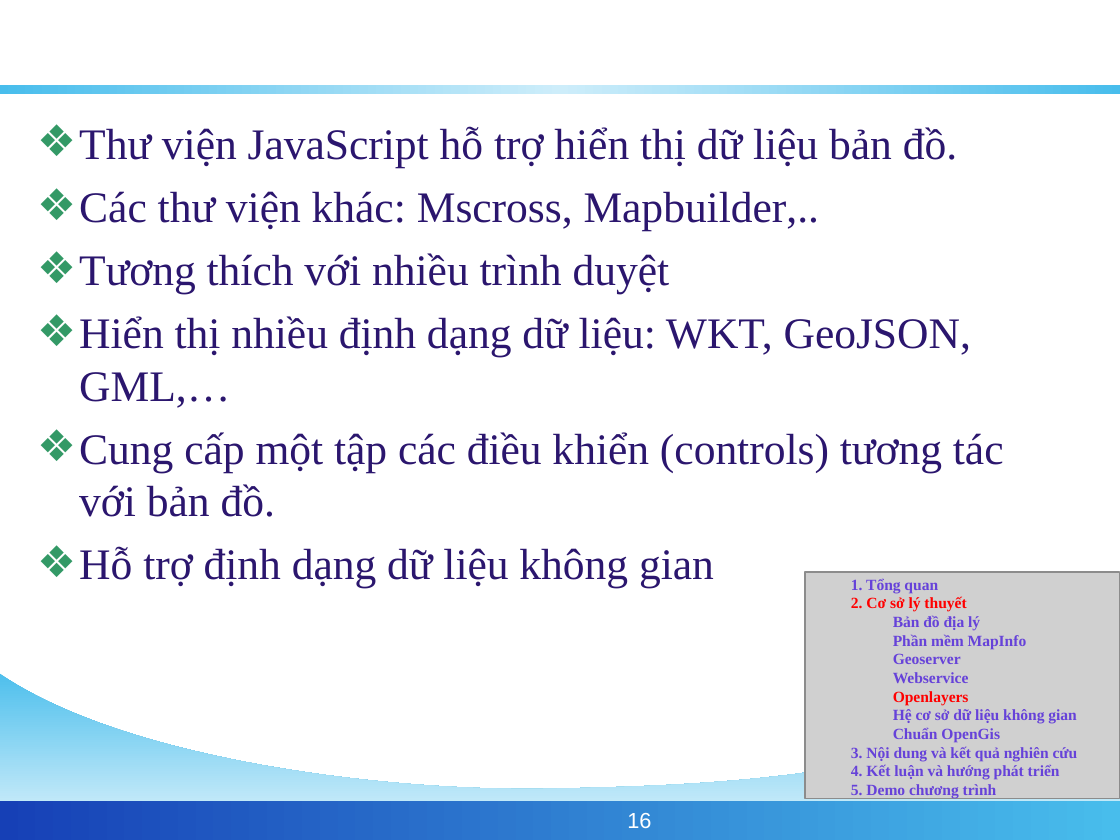
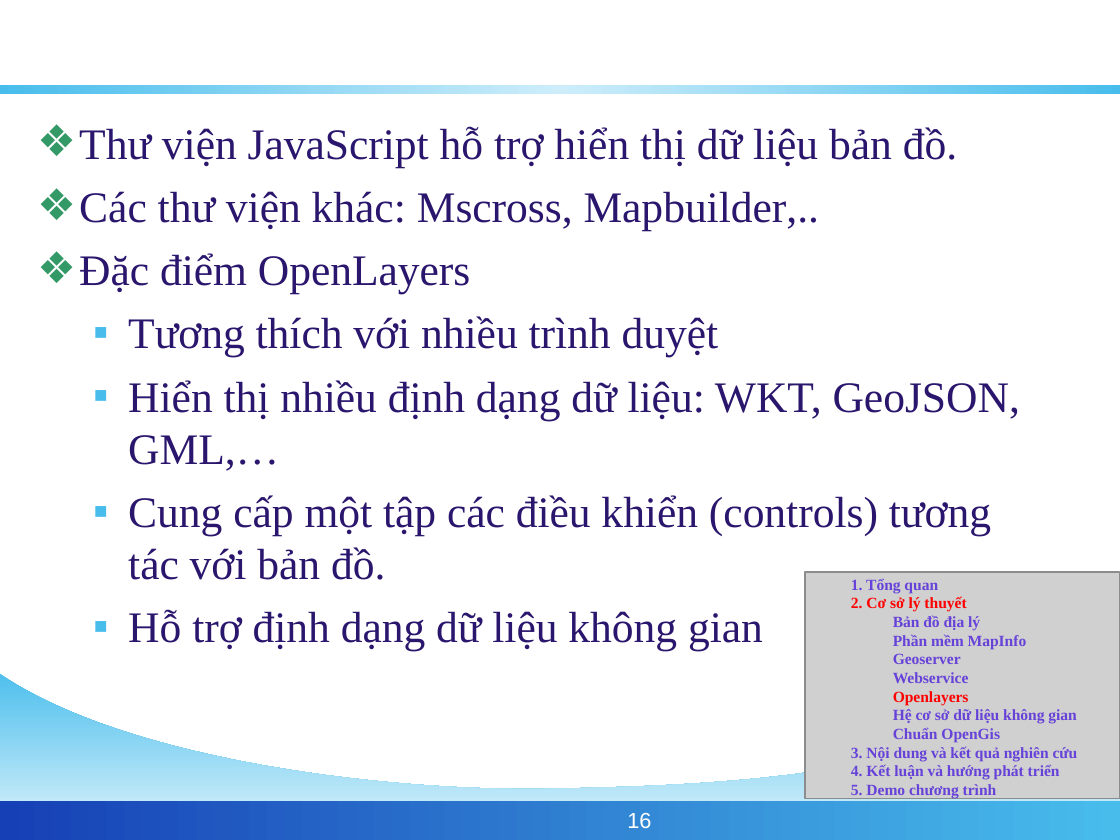
Before and after one commit to phamngsinh/cantho-webgis, a slide deck: slide 16 of Document/Bao Cao/BaoCaoLuanVan.ppt. Drawn at 1120x840 pixels with LibreOffice and Linux fonts; fonts in the diff are those of the drawing; grey boxes stand for pictures; background and template pictures are left out. Boxes give left, top, right and bottom in pixels: in the first picture for what was removed or moved away, otherwise in the second. Text is boxed around its words. In the diff, an @@ line names an element or a change of style, - is before the commit and + after.

```diff
--- a/Document/Bao Cao/BaoCaoLuanVan.ppt
+++ b/Document/Bao Cao/BaoCaoLuanVan.ppt
@@ text at [79,253,471,294]: paragraph added @@
+❖ Đặc điểm OpenLayers
@@ text at [128,316,1020,651]: bullet ❖ to ▪; list level 1 to 2 in "Tương thích với nhiều trình ..."; bullet colour #339966 to #48BDEC; list level 1 to 2 in "Hiển thị nhiều định dạng ..."; list level 1 to 2 in "Cung cấp một tập các ..."; list level 1 to 2 in "Hỗ trợ định dạng dữ ..." @@
```
Also in this commit, not shown: 12 other slides changed, 1 slide added, 1 slide removed.
